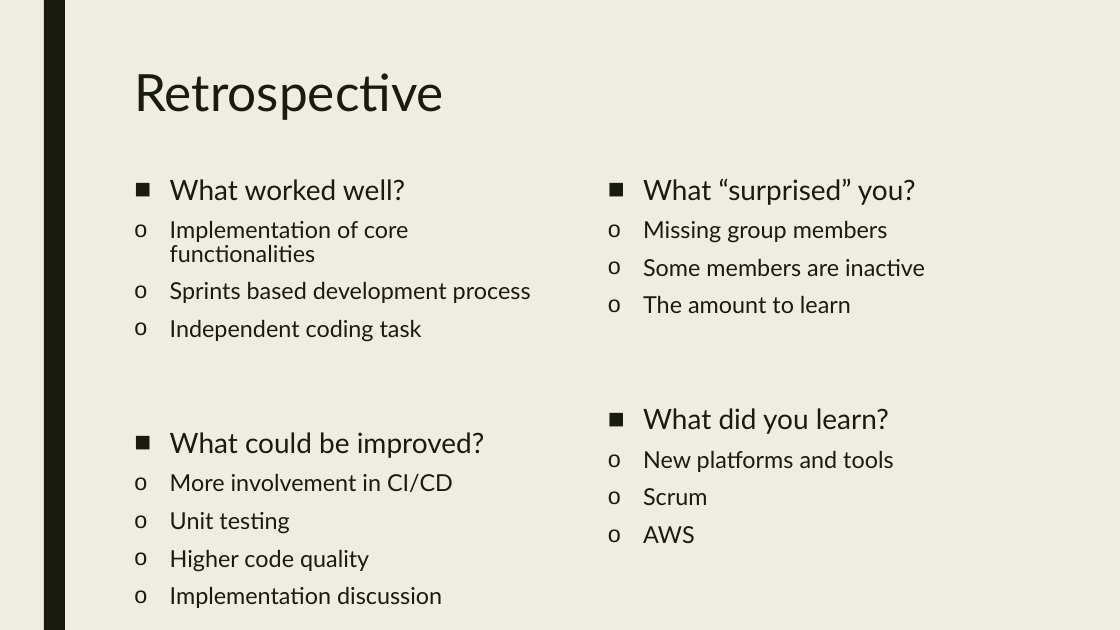
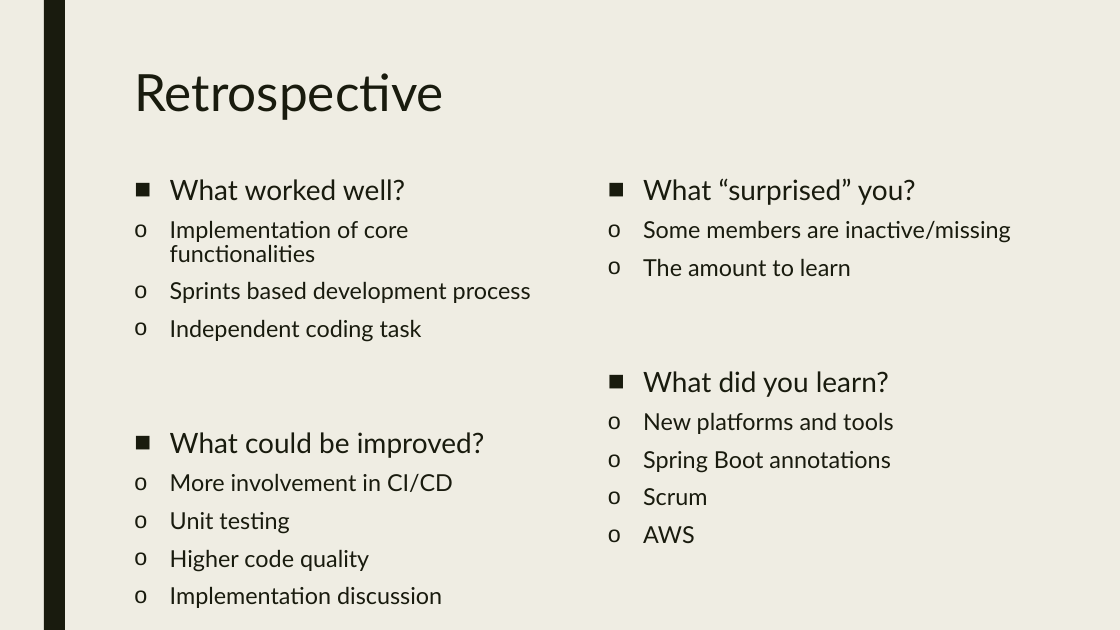
Before and after one commit to RMIT-SEPT/majorproject-5-wed-16-30-6, a slide deck: slide 8 of docs/Presentation/milestone3_presentation.pptx. Drawn at 1120x630 pixels with LibreOffice and Linux fonts; fonts in the diff are those of the drawing. Boxes give left, top, right and bottom in pixels: in the first picture for what was removed or moved away, otherwise in the second. Text is boxed around its words. In the diff, an @@ line names an element or a change of style, - is before the commit and + after.

```diff
--- a/docs/Presentation/milestone3_presentation.pptx
+++ b/docs/Presentation/milestone3_presentation.pptx
@@ text at (x1=643, y1=220, x2=1011, y2=243): text changed @@
-o Missing group members
-o Some members are inactive
+o Some members are inactive/missing
@@ text at (x1=643, y1=451, x2=890, y2=473): paragraph added @@
+o Spring Boot annotations
```
